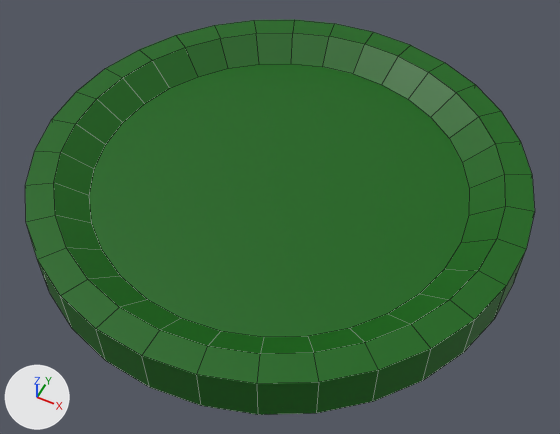
The Blender file assets/Tray.blend, before and after one commit.
The view is the same before and after, from a 50 mm lens placed at (17.7, -35.4, 40.0), pointed at (0.2, -0.4, -3.7). The lights are fixed; the arrows at lower left show +X, +Y and +Z. Mesh edges are drawn as thin lines.

Script lines for the objects in view, before the commit:
```python
me_cylinder = bpy.data.meshes.new('Cylinder')
me_cylinder.from_pydata(...)  # 128 vertices, 98 faces; spans x -17.7..17.7, y -17.7..17.7, z -2.0..1.6
me_cylinder.materials.append(mat_material_001)  # dark green #036300
ob_cylinder = bpy.data.objects.new('Cylinder', me_cylinder)
ob_cylinder.location = (0.0, 0.0, 0.0)
```
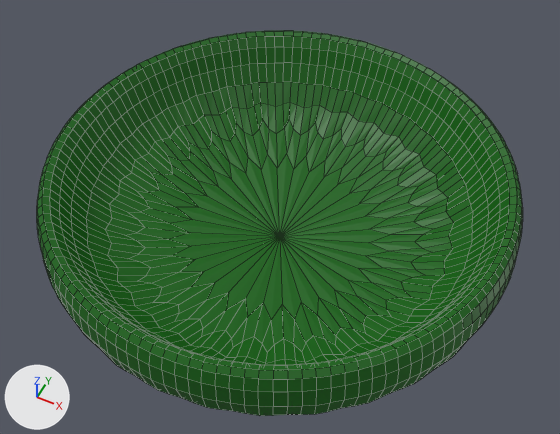
The newer file is also rescaled (x0.6), turned or shifted as a whole; pictures and numbers use the older file's frame.

Scene script edits in JSON lines:
```json
{"block": "me_cylinder", "where": "me_cylinder.from_pydata(...)  # 128 vertices, 98 faces; spans x -17.7..17.7, y -17.7..17.7, z -2.0..1.6"}
{"block": "me_cylinder", "where": "# used by ob_cylinder; location = (0.0, 0.0, 0.0)"}
{"block": "me_cylinder", "change": "me_cylinder part 1: all 64 vertices in x -17.7..17.7, y -17.7..17.7, z -2.0..0.0 are scaled about their middle by (1, 1, 0.879), then moved by (0.0, 0.0, -6.5)"}
{"op": "add", "block": "ob_cylinder", "code": "_m = ob_cylinder.modifiers.new('Subdivision', 'SUBSURF')"}
{"op": "add", "block": "ob_cylinder", "code": "_m.levels = 2"}
```

Pixel boxes [x1, y1, x2, y2] of what changed, in the pictures (560 x 434 px; the box of a moved part takes in the faces that stretch with it):
```json
{"object": "Cylinder", "change": "reshaped, modifiers changed", "before": [25, 19, 535, 415], "after": [37, 31, 523, 416]}
{"part": 1, "of": "me_cylinder", "change": "moved or reshaped", "before": [38, 33, 525, 415], "after": [41, 47, 519, 416]}
```
